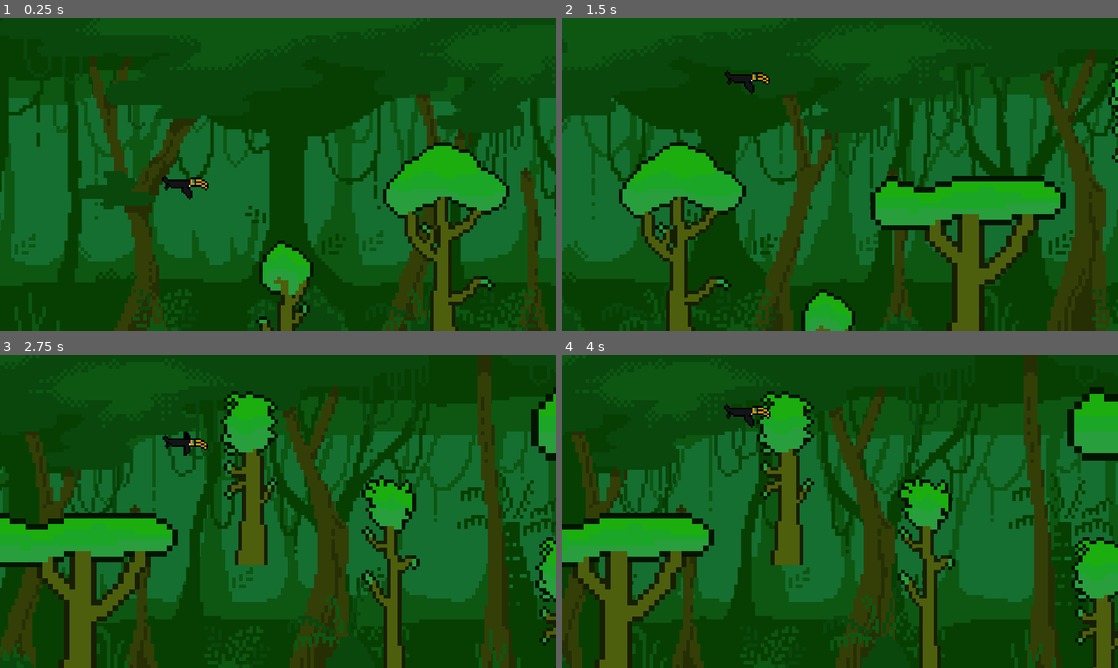
Above: before the commit, frames 1-4 (two rows, left to right).
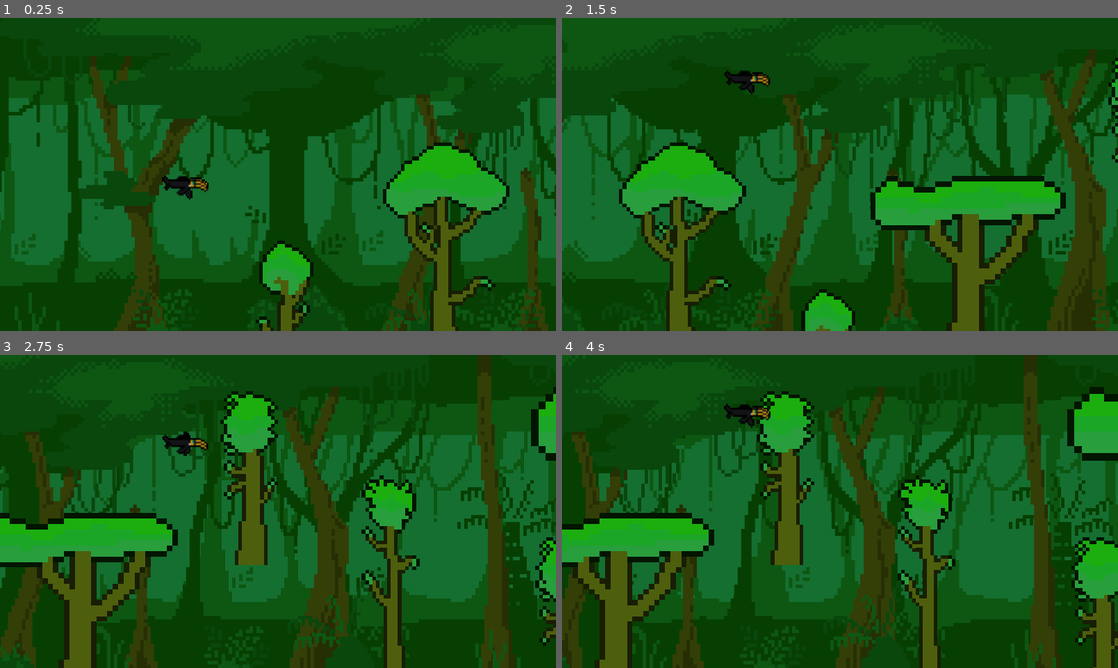
Above: after the commit, the same moments.

Repository: FaunaPolaris/birdGameJam
Game: Godot game, scene res://scenes/world.tscn
Same seed, same stepped clock (60 frames per second), same inputs: the game is played once before the commit and once after it.
Inputs:
- Up to frame 1 (0.25 s): no input
- Up to frame 2 (1.5 s): hold Up (ui_up) 0.53-1.28 s; hold Down (ui_down) from 1.28 s (still down)
- Up to frame 3 (2.75 s): release Down (ui_down) at 2.03 s; hold Up (ui_up) from 2.03 s (still down)
- Up to frame 4 (4 s): release Up (ui_up) at 3.53 s; hold Down (ui_down) from 3.53 s (still down)

The runs differ from the first frame. In frame 1, 0.1% of the frame differs, in the area x 29-38%, y 50-57%; in frame 2, 0.1%; in frame 3, 0.1%; in frame 4, 0.1%.

Commit message:
+ AnimatedSprite2D

Diff:
--- a/scenes/player.tscn
+++ b/scenes/player.tscn
@@ -166,8 +166,7 @@
 shape = ExtResource("2_3gjng")
 
 [node name="AnimatedSprite2D" type="AnimatedSprite2D" parent="."]
-visible = false
 sprite_frames = SubResource("SpriteFrames_doni3")
-animation = &"new_animation"
+animation = &"flying"
 
 [connection signal="area_entered" from="Area2D" to="." method="_on_area_2d_area_entered"]
